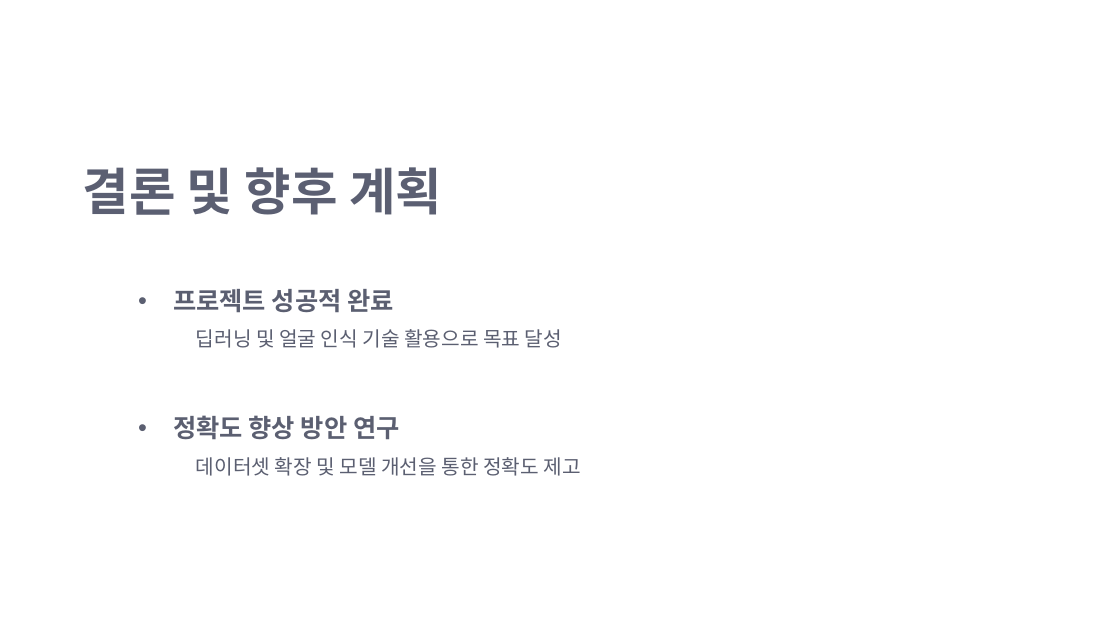
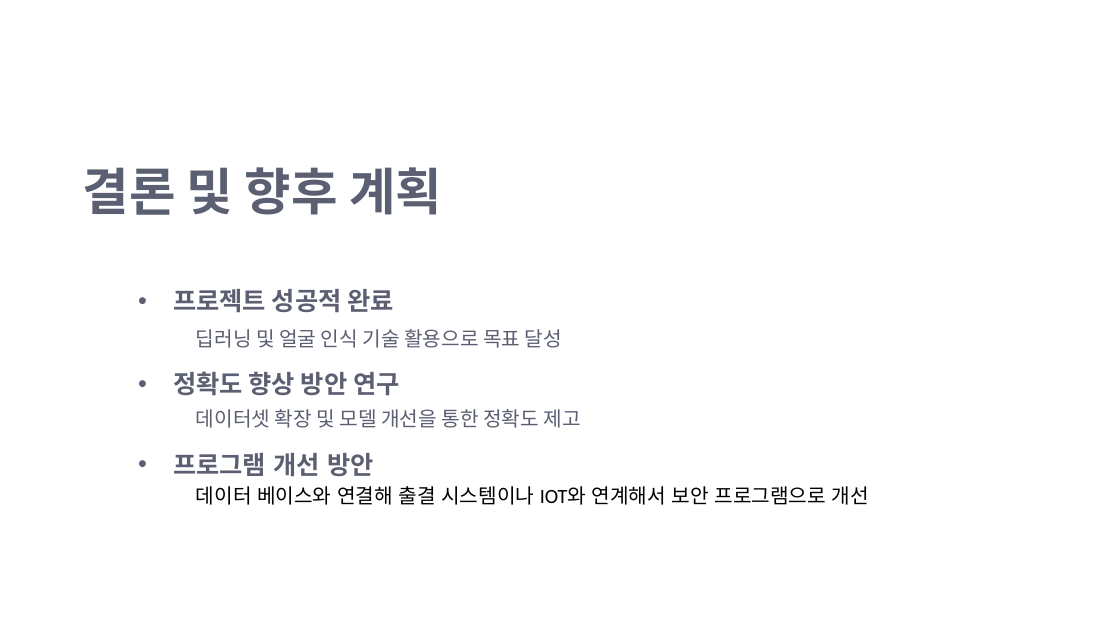
Before and after one commit to Jeong-Seongwon/portfolio, a slide deck: slide 12 of face_recognition/Portfolio.pptx. Drawn at 1120x630 pixels with LibreOffice and Linux fonts; fonts in the diff are those of the drawing; background and template pictures are left out. Boxes give left, top, right and bottom in pixels: in the first picture for what was removed or moved away, otherwise in the second. Text is boxed around its words. In the diff, an @@ line names an element or a change of style, - is before the commit and + after.

```diff
--- a/face_recognition/Portfolio.pptx
+++ b/face_recognition/Portfolio.pptx
@@ text "정확도 향상 방안 연구": place and size @@
-text "정확도 향상 방안 연구" at <box>173,415,400,440</box>
+text "정확도 향상 방안 연구" at <box>173,371,400,396</box>
@@ text "데이터셋 확장 및 모델 개선을 ...": place and size @@
-text "데이터셋 확장 및 모델 개선을 ..." at <box>196,457,580,476</box>
+text "데이터셋 확장 및 모델 개선을 ..." at <box>196,409,580,428</box>
@@ text added at <box>173,453,374,477</box>, 26 pt, text #5B5F71, bold @@
+• 프로그램 개선 방안
@@ text added at <box>196,486,869,505</box>, 20.8 pt, text #000000 @@
+데이터 베이스와 연결해 출결 시스템이나 IOT와 연계해서 보안 프로그램으로 개선
```
